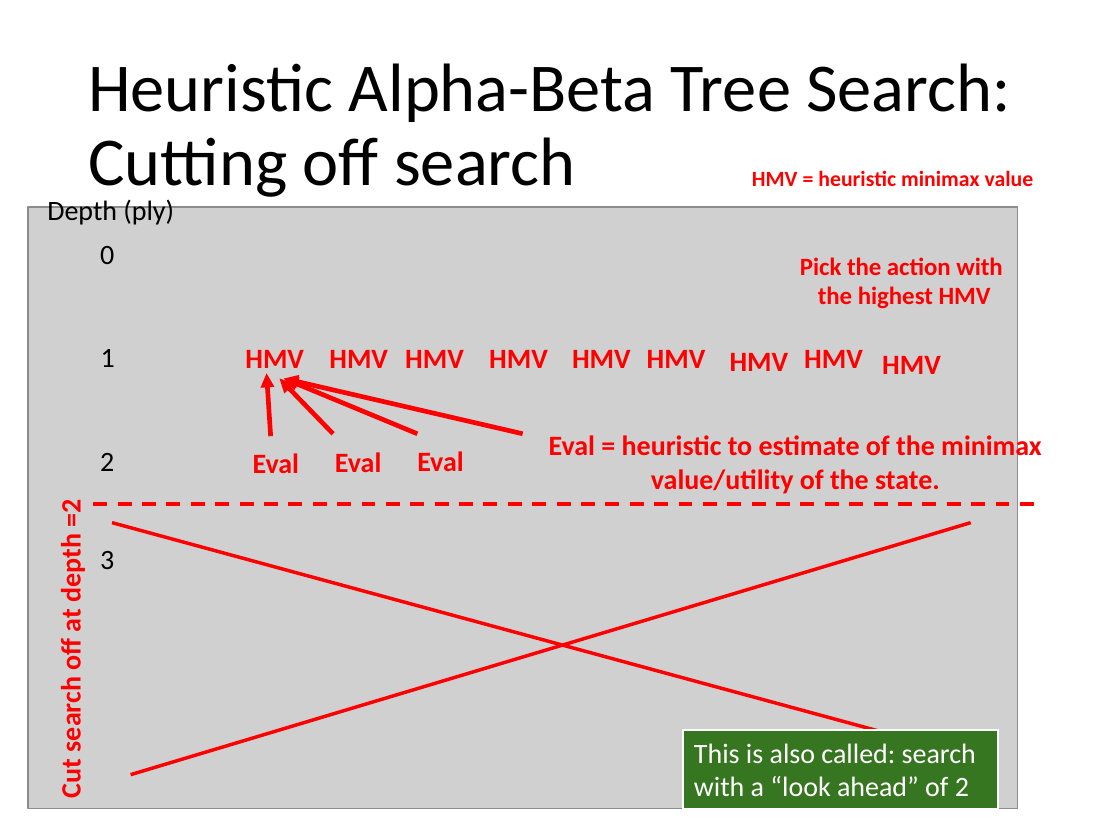
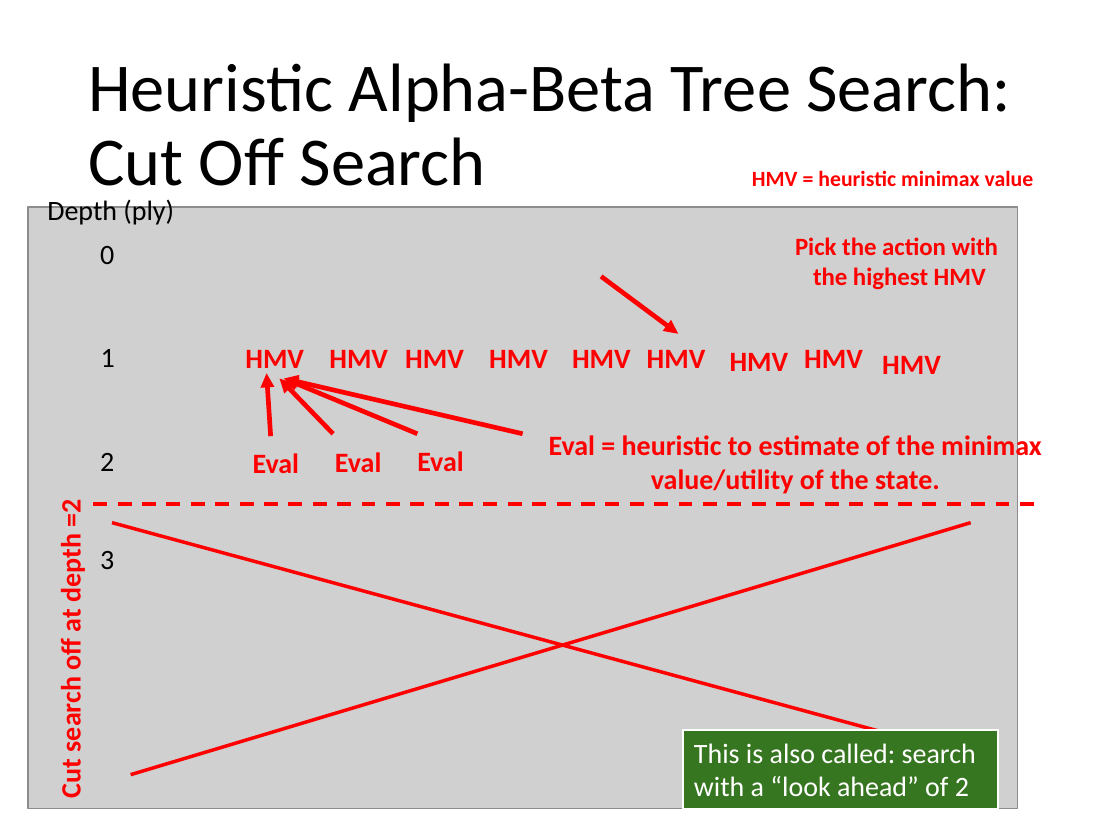
Before and after one commit to mhahsler/CS7320-AI, a slide deck: slide 31 of slides/05_games.pptx (slide 30 before the commit). Drawn at 1120x840 pixels with LibreOffice and Linux fonts; fonts in the diff are those of the drawing; grey boxes stand for pictures. Boxes give left, top, right and bottom in pixels: in the first picture for what was removed or moved away, otherwise in the second. Text is boxed around its words. In the diff, an @@ line names an element or a change of style, - is before the commit and + after.

```diff
--- a/slides/05_games.pptx
+++ b/slides/05_games.pptx
@@ title at [88,63,1010,201]: text changed @@
-Heuristic Alpha-Beta Tree Search:
-Cutting off search
+Heuristic Alpha-Beta Tree Search:
+Cut Off Search
@@ text "Pick the action with the ...": place and size @@
-text "Pick the action with the ..." at [800,257,1002,309]
+text "Pick the action with the ..." at [795,237,998,289]
@@ arrow added from (601, 277) to (679, 334), #FF0000 3 pt @@
```
Also in this commit, not shown: 7 other slides changed, 1 slide added, 1 other file.
